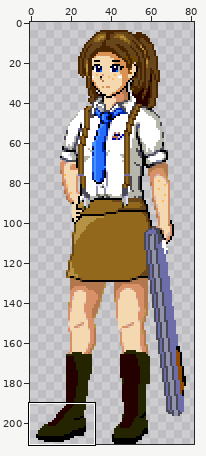
Two states of a pixel-art file, src/testrom/res/_ignore/de_detective11.aseprite. The picture above shows the old version from afar; the outline marks the close-up.
Close-up. As it was:
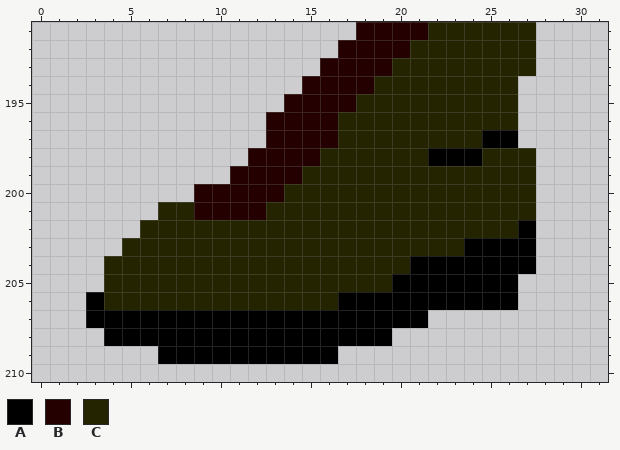
86x211 pixels, 1 frame. Shown: x 0..31, y 191..210. The wide view leaves out empty margins. The commit also changed other parts of the picture, which this record leaves out.
Palette (. is transparent): A #000000  B #240000  C #242400
Pixels before, first column x 3:
191 ...............BBBBCCCCCC
192 ..............BBBBCCCCCCC
193 .............BBBBCCCCCCCC
194 ............BBBBCCCCCCCC.
195 ...........BBBBCCCCCCCCC.
196 ..........BBBBCCCCCCCCCC.
197 ..........BBBBCCCCCCCCAA.
198 .........BBBBCCCCCCAAACCC
199 ........BBBBCCCCCCCCCCCCC
200 ......BBBBBCCCCCCCCCCCCCC
201 ....CCBBBBCCCCCCCCCCCCCCC
202 ...CCCCCCCCCCCCCCCCCCCCCA
203 ..CCCCCCCCCCCCCCCCCCCAAAA
204 .CCCCCCCCCCCCCCCCCAAAAAAA
205 .CCCCCCCCCCCCCCCCAAAAAAA.
206 ACCCCCCCCCCCCCAAAAAAAAAA.
207 AAAAAAAAAAAAAAAAAAA......
208 .AAAAAAAAAAAAAAAA........
209 ....AAAAAAAAAA...........
After the commit:
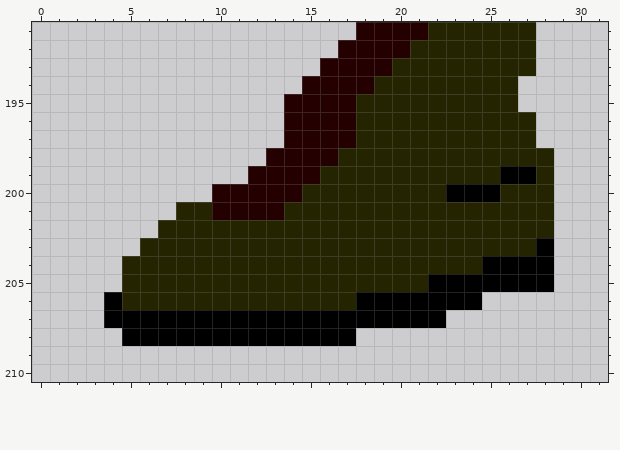
The edit:
Changed rows in their new state; - is an unchanged pixel.
Layer "Elmo nieuwe schoenen":
first column x 3:
196 ----------.---B---------C-
197 ----------.---B-------CCC-
198 ---------.---B-----CCC---C
199 --------.---B----------AAC
200 ------.----B--------AAA--C
201 ----.-C---B--------------C
202 ---.--------------------CC
203 --.------------------CCCCA
204 -.----------------CCCC---A
205 -.---------------CC-----AA
206 .A------------C-------..--
207 .------------------A------
208 -.-------------..---------
209 ----..........------------
Boxes around the changes in both close-ups, in picture pixels (x1, y1, x2, y2):
changed: (86, 112, 554, 364)
